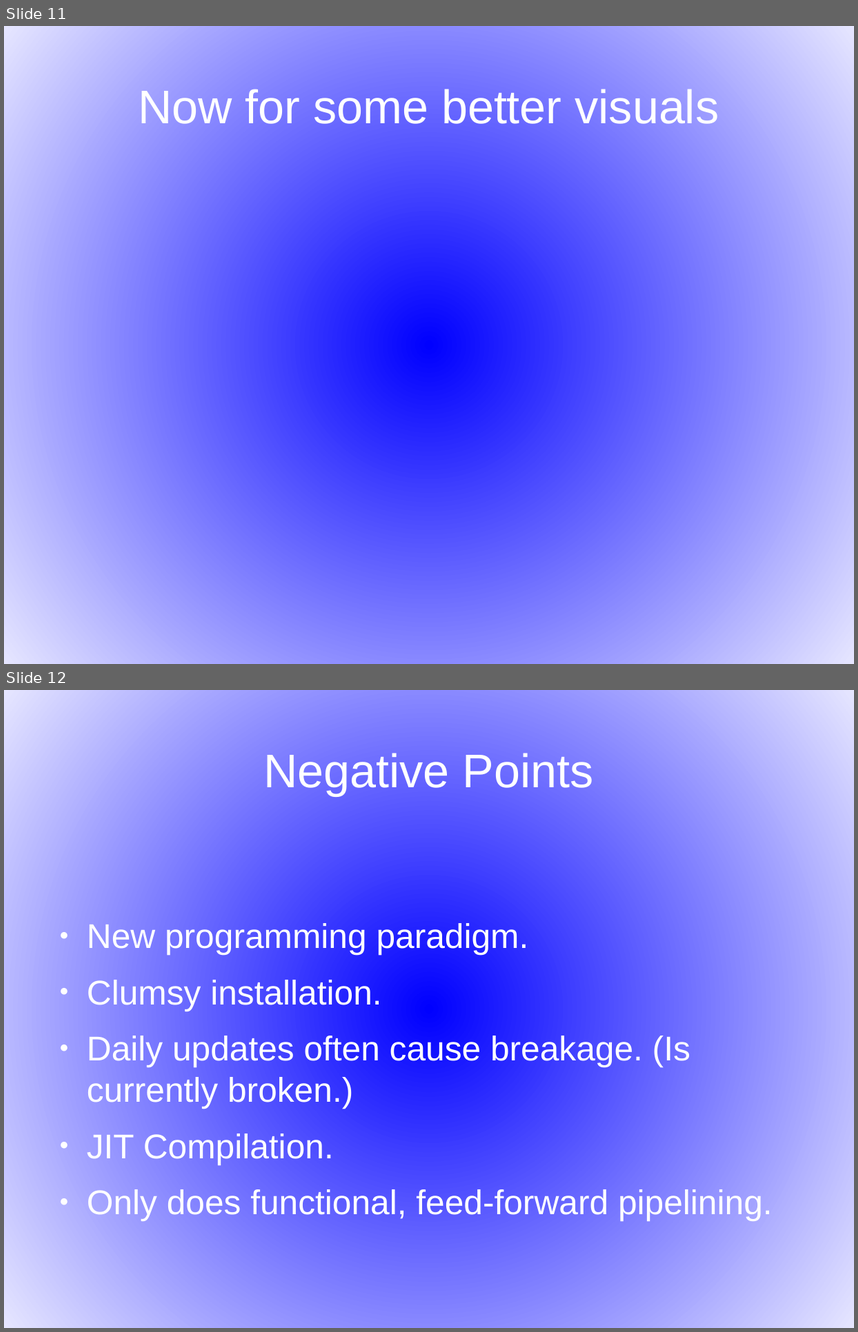
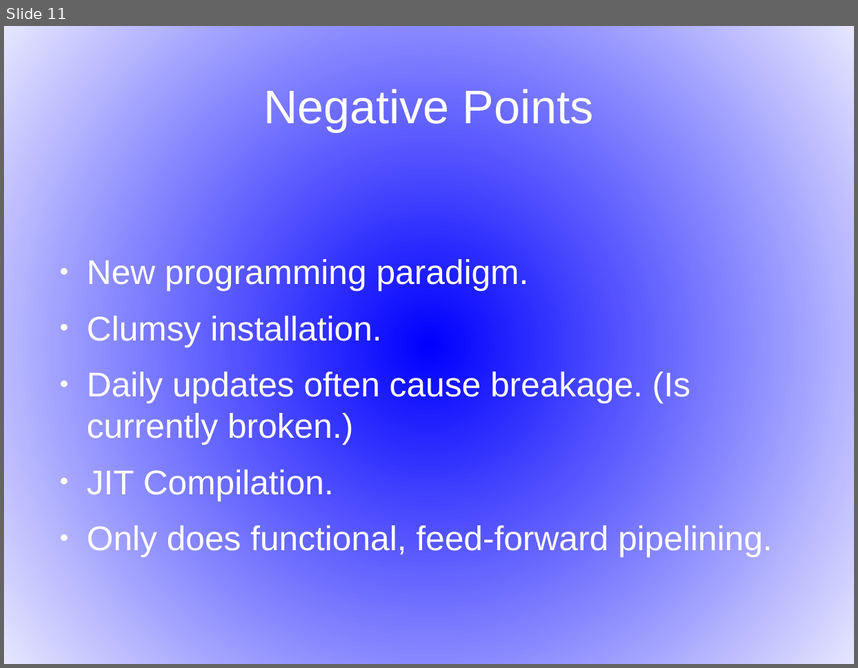
Before and after one commit to djohnkirby/PSC-Documents, a slide deck: Halide Presentation.odp. Shown one above the other, each under a label of ours: slides 11 and 12 before the commit, slide 11 after it. The pictures are 858x1332 and 858x668 pixels, drawn with LibreOffice and Linux fonts; fonts in the diff are those of the drawing. Boxes give left, top, right and bottom in pixels: in the first picture for what was removed or moved away, otherwise in the second. Text is boxed around its words. In the diff, an @@ line names an element or a change of style, - is before the commit and + after.

Commit message:
removed one slide.

```diff
--- a/Halide Presentation.odp
+++ b/Halide Presentation.odp
@@ slide 11 removed at [4,26,854,664], background gradient #0000FF to #E6E6FF @@
@@ title removed at [138,89,720,124] @@
-Now for some better visuals
@@ what was slide 12 is now slide 11 @@
```
